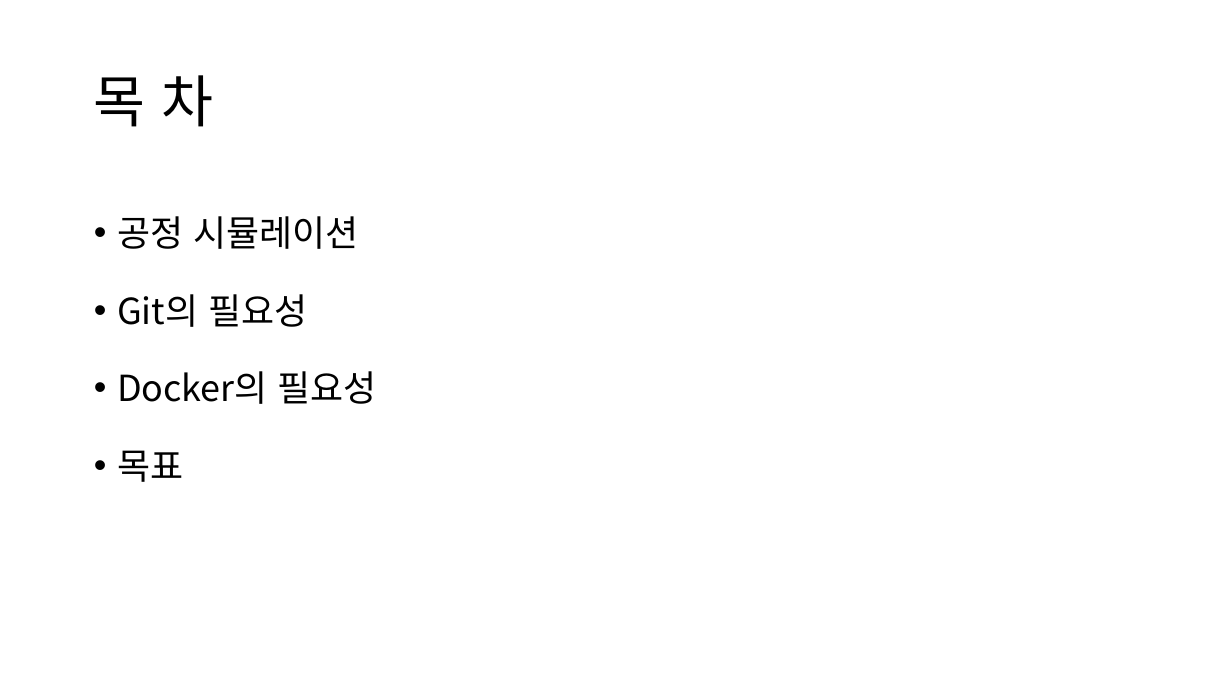
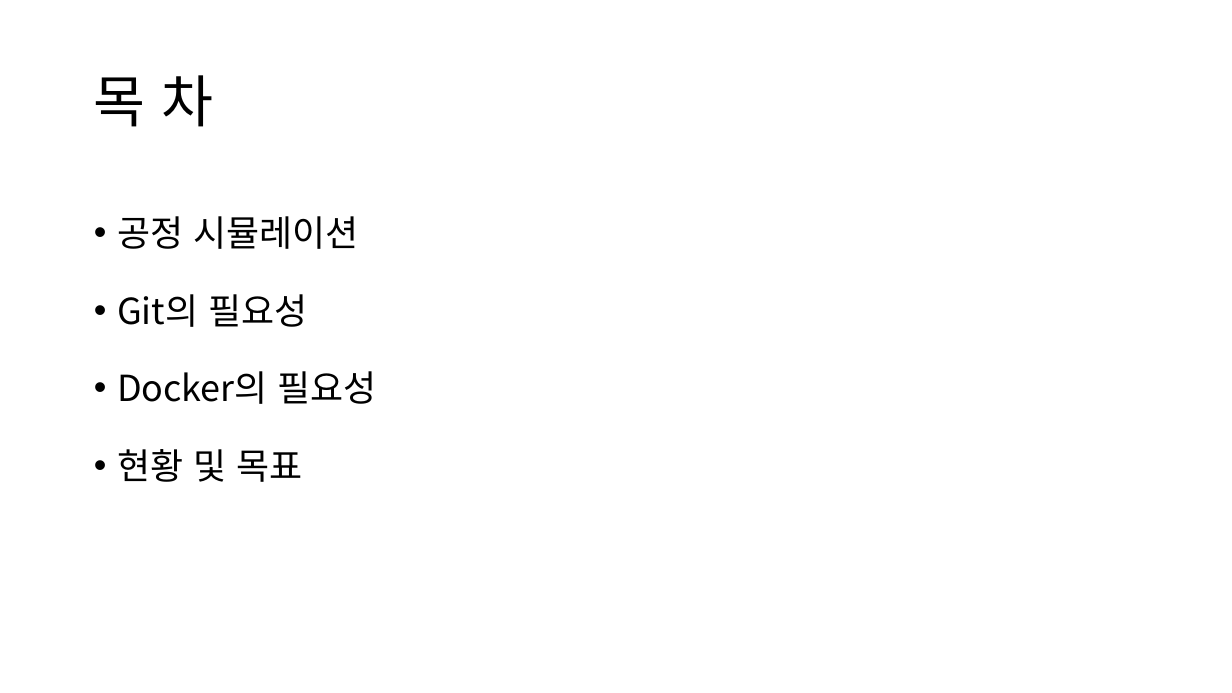
Before and after one commit to RoiDaeyoon/GDS, a slide deck: slide 2 of Git Docker Services.pptx. Drawn at 1232x693 pixels with LibreOffice and Linux fonts; fonts in the diff are those of the drawing. Boxes give left, top, right and bottom in pixels: in the first picture for what was removed or moved away, otherwise in the second. Text is boxed around its words. In the diff, an @@ line names an element or a change of style, - is before the commit and + after.

```diff
--- a/Git Docker Services.pptx
+++ b/Git Docker Services.pptx
@@ text at [117,449,302,482]: text changed @@
-• 목표
+• 현황 및 목표
```
Also in this commit, not shown: 1 other slide changed, 10 slides added, 1 slide removed, 2 other files.
